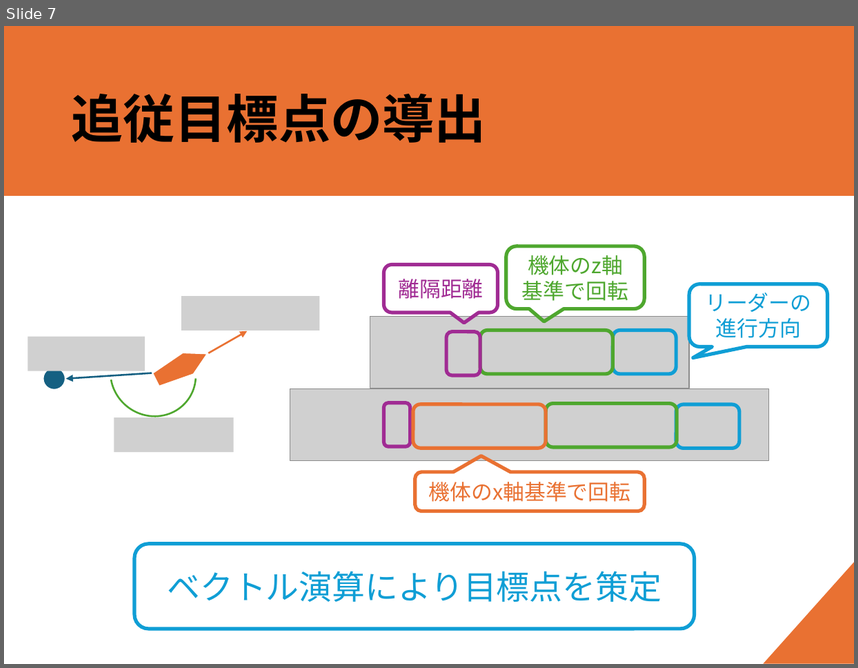
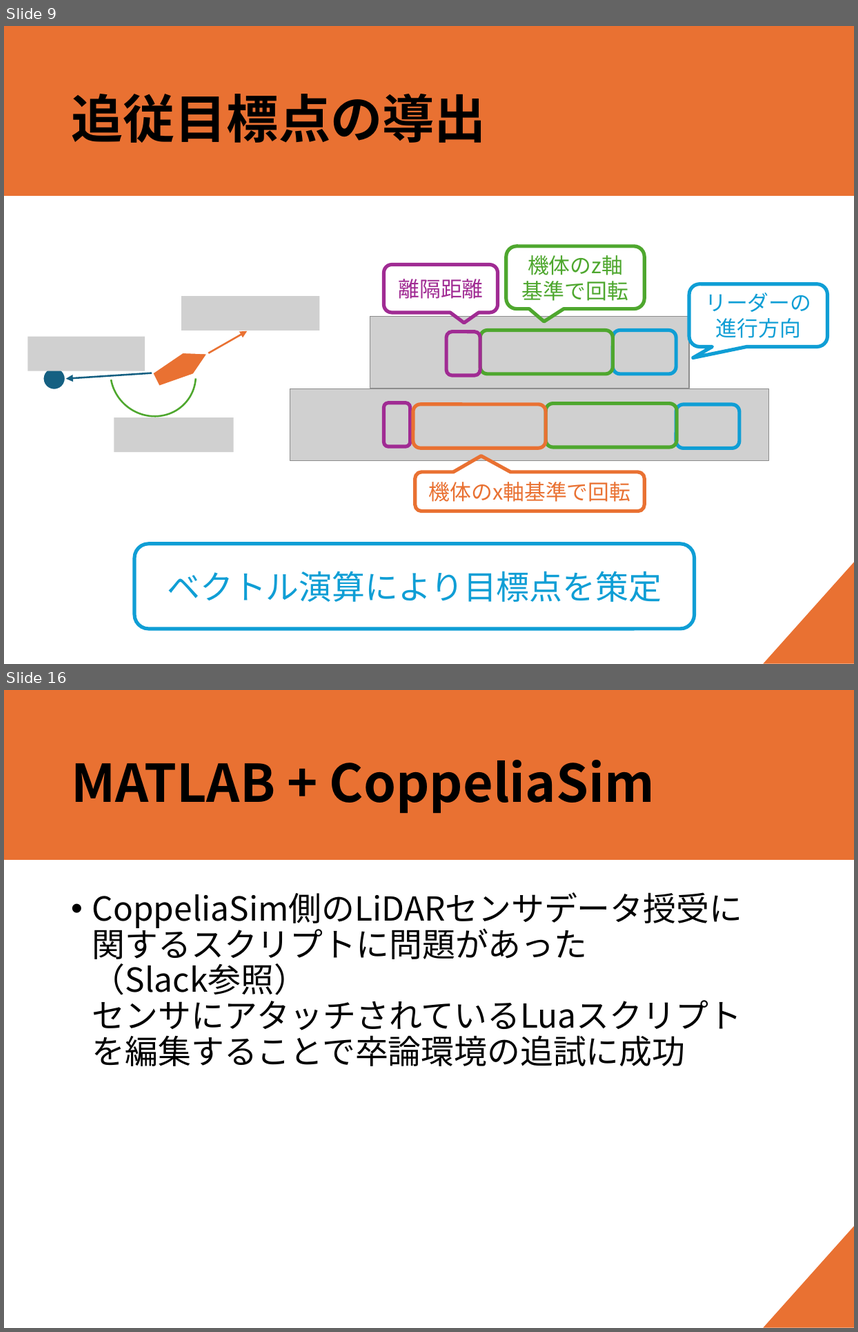
Before and after one commit to forest-book/MatlabLOSFormation, a slide deck: 進捗共有_20250612.pptx. Shown one above the other, each under a label of ours: slide 7 before the commit, slides 9 and 16 after it; the slides between them are not shown. The pictures are 858x668 and 858x1332 pixels, drawn with LibreOffice and Linux fonts; fonts in the diff are those of the drawing; grey boxes stand for pictures. Boxes give left, top, right and bottom in pixels: in the first picture for what was removed or moved away, otherwise in the second. Text is boxed around its words. In the diff, an @@ line names an element or a change of style, - is before the commit and + after.

```diff
--- a/進捗共有_20250612.pptx
+++ b/進捗共有_20250612.pptx
@@ slide 16 added at <box>4,690,854,1328</box>, background #FFFFFF; not listed: 2 template elements that a slide beside it also shows @@
@@ title added at <box>71,760,655,814</box>, 44 pt, text #000000, bold @@
+MATLAB + CoppeliaSim
@@ text added at <box>92,892,742,1066</box>, 28 pt, text #000000 @@
+• CoppeliaSim側のLiDARセンサデータ授受に
+  関するスクリプトに問題があった
+  （Slack参照）
+  センサにアタッチされているLuaスクリプト
+  を編集することで卒論環境の追試に成功
@@ what was slide 7 is now slide 9 @@
```
Also in this commit, not shown: 1 slide changed, 11 other slides added, 2 slides removed.
